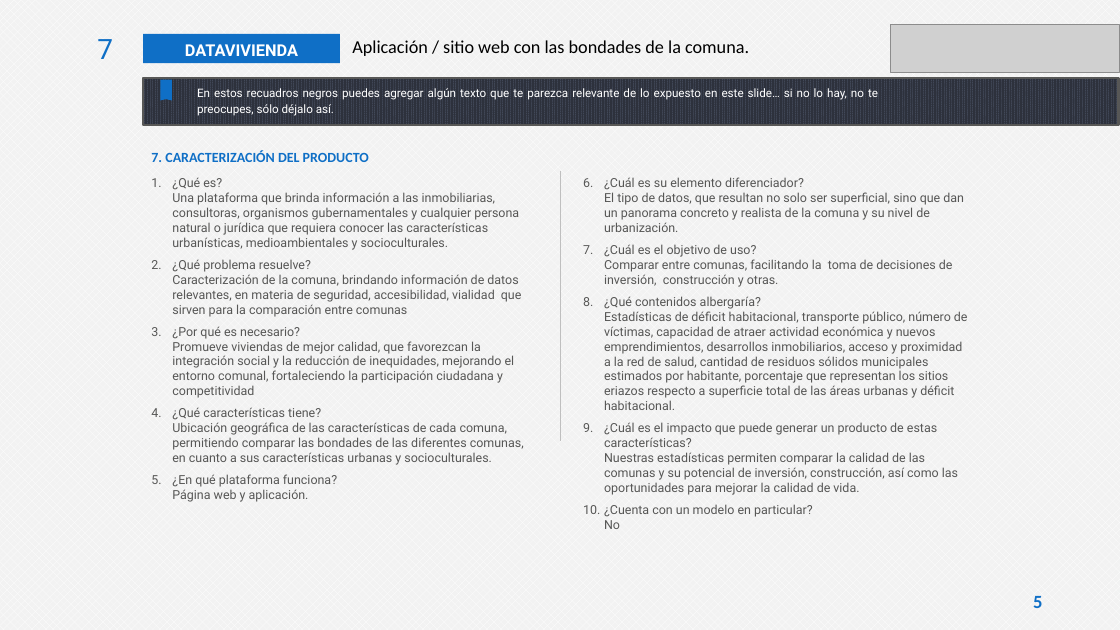
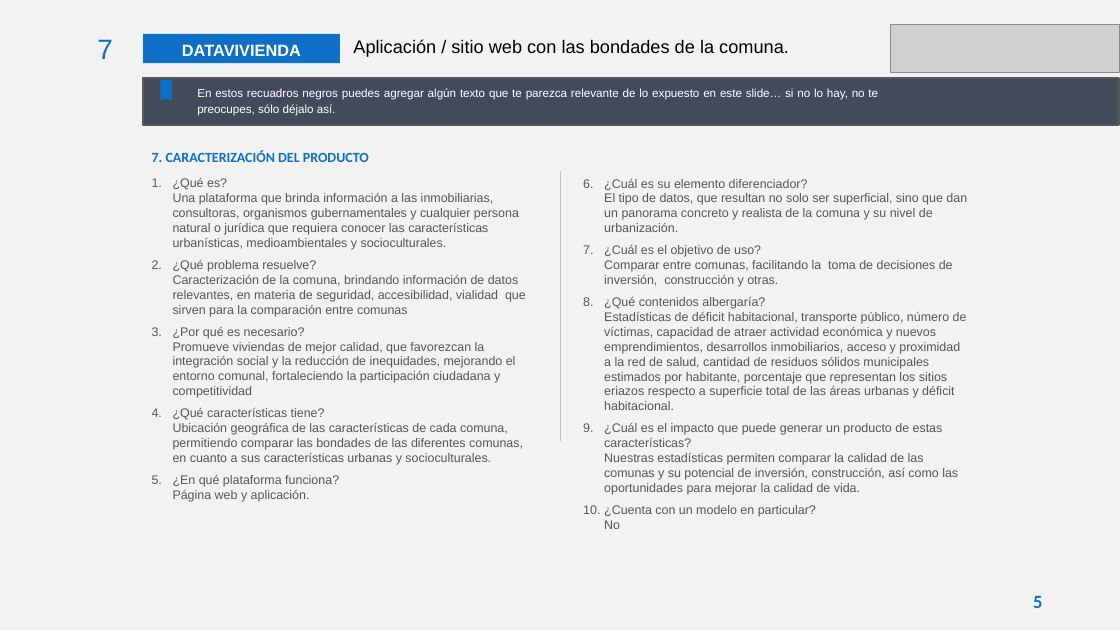
Before and after one commit to Sud-Austral/DATA-VIVIENDA, a slide deck: slide 5 of DATAVIVIENDA/Diseño DATAVIVIENDA.pptx. Drawn at 1120x630 pixels with LibreOffice and Linux fonts; fonts in the diff are those of the drawing; grey boxes stand for pictures. Boxes give left, top, right and bottom in pixels: in the first picture for what was removed or moved away, otherwise in the second. Text is boxed around its words. In the diff, an @@ line names an element or a change of style, - is before the commit and + after.

```diff
--- a/DATAVIVIENDA/Diseño DATAVIVIENDA.pptx
+++ b/DATAVIVIENDA/Diseño DATAVIVIENDA.pptx
@@ background pattern #FFFFFF on #F2F2F2 to #F2F2F2 @@
@@ text "Aplicación / sitio web con ..." at [353,39,789,57]: font Calibri to Arial @@
@@ rectangle "DATAVIVIENDA" at [143,34,339,63]: font Roboto to Arial @@
@@ rectangle at [143,78,1118,125]: fill pattern #2D313C on #444A5A to #434A59 @@
@@ font Roboto to Arial; less space between paragraphs in 3 elements at [197,88,878,116], [173,178,526,502], [604,179,967,517] @@
```
Also in this commit, not shown: 14 other slides changed.
